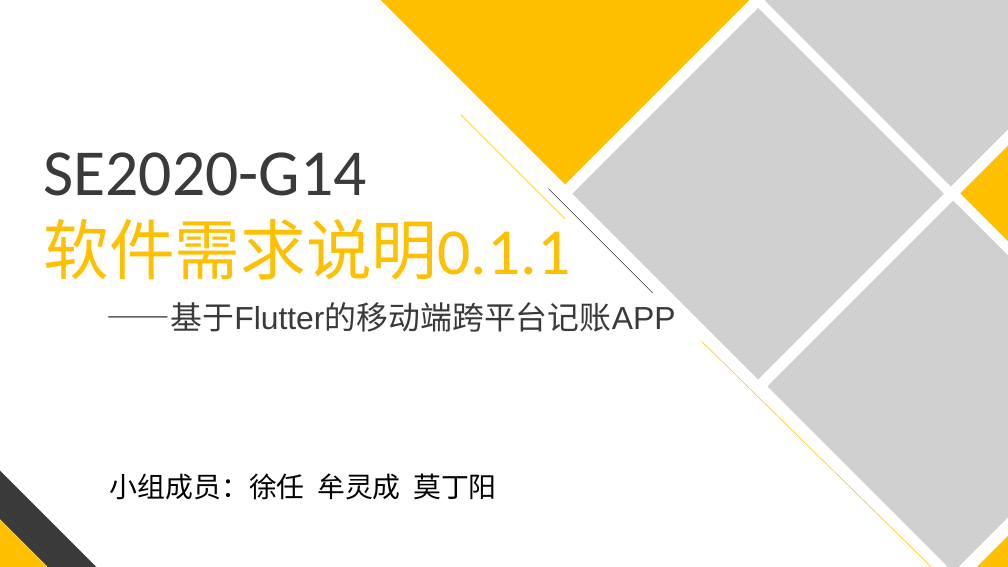
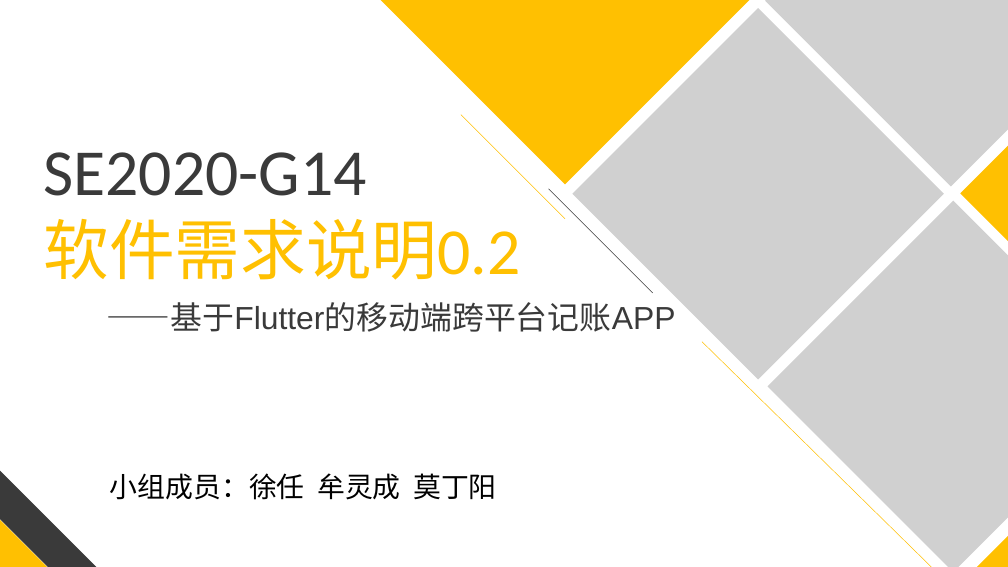
Before and after one commit to zszdxasdf/zhizhang, a slide deck: slide 1 of 需求分析/SE2020-G14-软件需求说明(SRS)0.2/SE2020-G14-软件需求规格说明(SRS)0.2.pptx. Drawn at 1008x567 pixels with LibreOffice and Linux fonts; fonts in the diff are those of the drawing; grey boxes stand for pictures. Boxes give left, top, right and bottom in pixels: in the first picture for what was removed or moved away, otherwise in the second. Text is boxed around its words. In the diff, an @@ line names an element or a change of style, - is before the commit and + after.

```diff
--- a/需求分析/SE2020-G14-软件需求说明(SRS)0.2/SE2020-G14-软件需求规格说明(SRS)0.2.pptx
+++ b/需求分析/SE2020-G14-软件需求说明(SRS)0.2/SE2020-G14-软件需求规格说明(SRS)0.2.pptx
@@ text at (43,219,520,280): text changed @@
-软件需求说明0.1.1
+软件需求说明0.2
```
Also in this commit, not shown: 5 other slides changed, 2 slides added, 4 slides removed.
